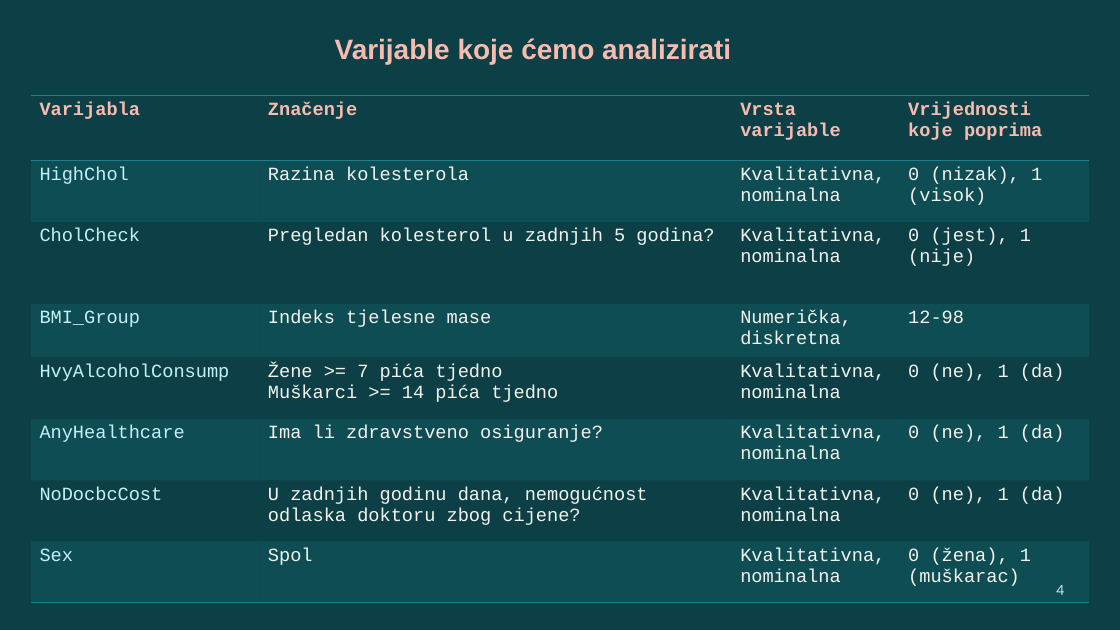
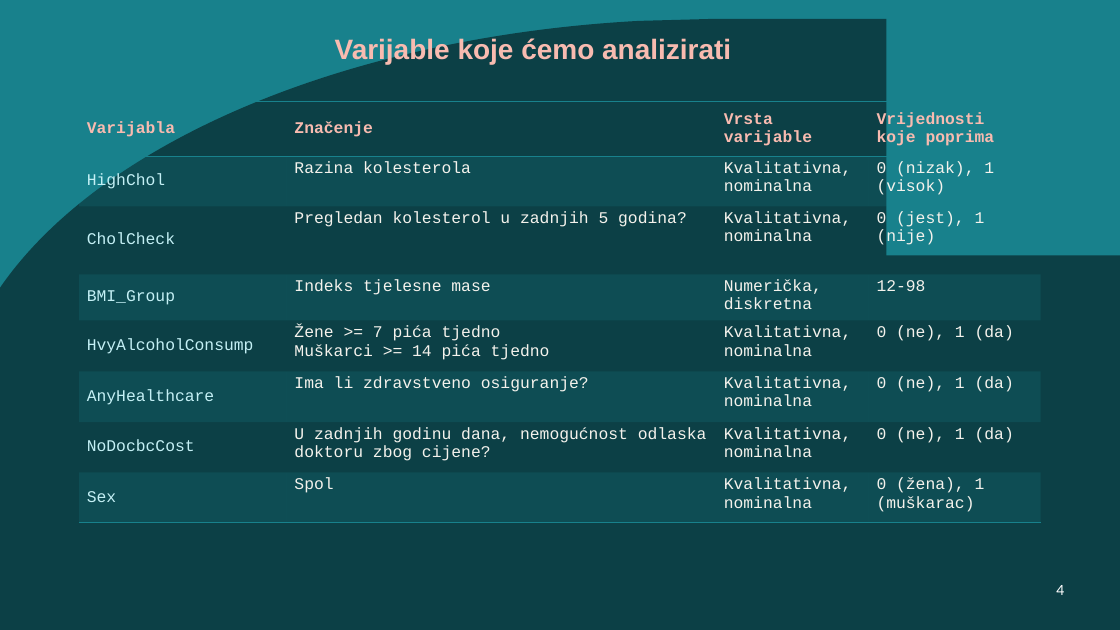
Before and after one commit to jfletcher20/diabetes-health-indicators-analysis, a slide deck: slide 4 of MULTIVARIJANTNA I DUBINSKA ANALIZA PODATAKA.pptx. Drawn at 1120x630 pixels with LibreOffice and Linux fonts; fonts in the diff are those of the drawing. Boxes give left, top, right and bottom in pixels: in the first picture for what was removed or moved away, otherwise in the second. Text is boxed around its words. In the diff, an @@ line names an element or a change of style, - is before the commit and + after.

```diff
--- a/MULTIVARIJANTNA I DUBINSKA ANALIZA PODATAKA.pptx
+++ b/MULTIVARIJANTNA I DUBINSKA ANALIZA PODATAKA.pptx
@@ freeform shape added at bbox=[0, 0, 404, 630], fill #18818C @@
@@ freeform shape added at bbox=[0, 18, 886, 630], fill #0C4046 @@
@@ table at bbox=[79, 102, 1041, 523] @@
@@ size 16 to 14 pt @@
@@ table: place and size @@
-table at bbox=[31, 96, 1089, 602]
+table at bbox=[79, 102, 1041, 523]
@@ freeform shape: place and size @@
-freeform shape at bbox=[0, 0, 1120, 630]
+freeform shape at bbox=[150, 255, 1120, 630]
```
Also in this commit, not shown: 7 other slides changed, 13 slides added, 9 slides removed, 11 other files.
